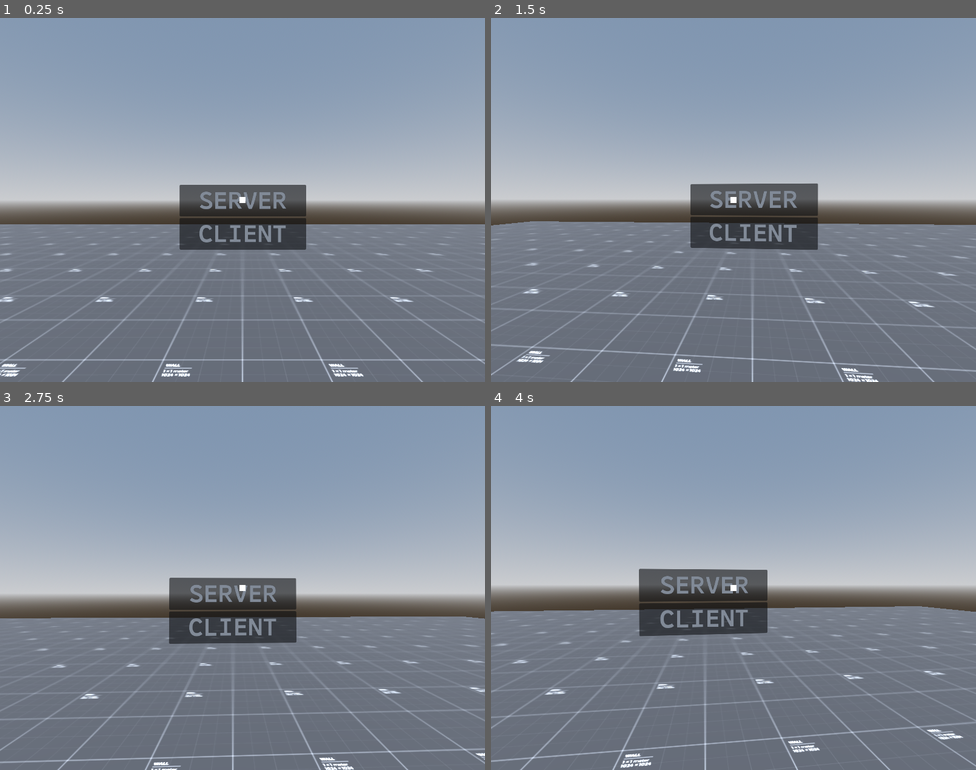
Above: before the commit, frames 1-4 (two rows, left to right).
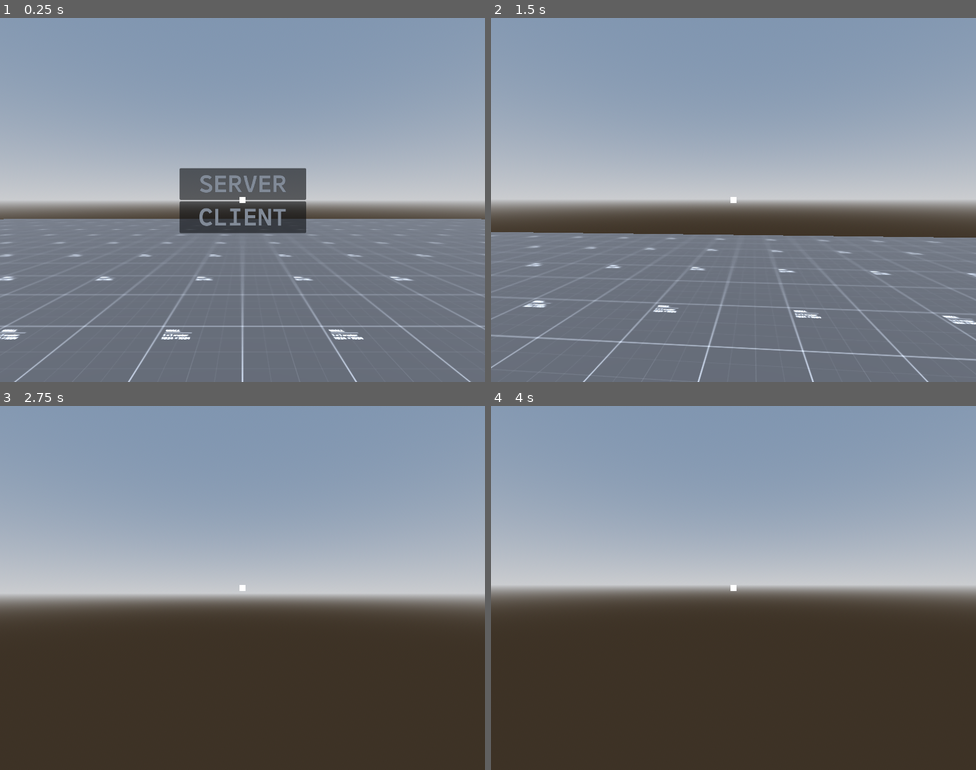
Above: after the commit, the same moments.

Repository: har3nz/vr-game
Game: Godot game, scene res://scenes/main.tscn
Two runs of this game, one before a commit and one after it. Both use one fixed random seed, a clock stepped at 60 frames per second and the inputs below.
Inputs (mouse positions are in pixels of both pictures, inside the frame that each line leads up to):
- Up to frame 1 (0.25 s): no input
- Up to frame 2 (1.5 s): tap Enter (ui_accept) at 0.5, 0.77, 1.07 s; move the mouse to (757, 200) at 0.52 s; hold W (forward) from 0.53 s (still down); tap J (j) at 0.6, 1.35 s; move the mouse to (709, 200) at 1.27 s
- Up to frame 3 (2.75 s): keep holding W (forward); tap Enter (ui_accept) at 1.52, 1.82 s; move the mouse to (252, 580) at 2.02 s; tap J (j) at 2.1 s
- Up to frame 4 (4 s): keep holding W (forward); tap Enter (ui_accept) at 2.75, 3.02, 3.32, 3.5, 3.77 s; move the mouse to (728, 595) at 2.77 s; tap J (j) at 2.85, 3.6 s; move the mouse to (767, 591) at 3.52 s

The runs differ from the first frame. In frame 1, 8.5% of the frame differs, in the area x 0-100%, y 41-100%; in frame 2, 10%; in frame 3, 44%; in frame 4, 47%, in the area x 0-100%, y 44-100%.
Error in both runs: Invalid operands 'Vector2i' and 'Vector2' in operator '+'. (res://scripts/keyboard_ui.gd:28)

Commit message:
uhhh shit works especially server camera and player camera changing

Diff:
--- a/project.godot
+++ b/project.godot
@@ -98,4 +98,3 @@
 [xr]
 
 openxr/enabled=true
-shaders/enabled=true
--- a/scenes/keyboard_player.tscn
+++ b/scenes/keyboard_player.tscn
@@ -12,6 +12,8 @@
 radius = 0.2397461
 height = 1.1230469
 
+[sub_resource type="CapsuleMesh" id="CapsuleMesh_xxt7o"]
+
 [node name="KeyboardPlayer" type="CharacterBody3D" unique_id=2066300297]
 script = ExtResource("1_loucl")
 
@@ -19,12 +21,17 @@
 transform = Transform3D(1, 0, 0, 0, 1, 0, 0, 0, 1, 0, 0.530382, 0)
 shape = SubResource("CapsuleShape3D_o6xl0")
 
+[node name="MeshInstance3D" type="MeshInstance3D" parent="." unique_id=919055776]
+transform = Transform3D(0.47850582, 0, 0, 0, 0.56030875, 0, 0, 0, 0.47283116, 0, 0.53282833, 0)
+mesh = SubResource("CapsuleMesh_xxt7o")
+
 [node name="Head" type="Node3D" parent="." unique_id=1491765046]
 transform = Transform3D(1, 0, 0, 0, 1, 0, 0, 0, 1, 0, 0.8755669, 0)
 script = ExtResource("2_ujxyr")
 
 [node name="Camera3D" type="Camera3D" parent="Head" unique_id=1512060157]
 transform = Transform3D(1, 0, 0, 0, 1, 0, 0, 0, 1, 0, -0.10864204, 0)
+current = true
 
 [node name="CanvasLayer" type="CanvasLayer" parent="Head/Camera3D" unique_id=1032582002]
 
--- a/scenes/main.tscn
+++ b/scenes/main.tscn
@@ -64,3 +64,6 @@
 script = ExtResource("10_ya4ey")
 
 [node name="PlayerSpawner" parent="." unique_id=2016178333 instance=ExtResource("7_o6xl0")]
+
+[node name="Camera3D" type="Camera3D" parent="." unique_id=1687066083]
+transform = Transform3D(1, 0, 0, 0, -4.371139e-08, 1, 0, -1, -4.371139e-08, 0, 2.90312, 0.15027583)
--- a/scenes/player.tscn
+++ b/scenes/player.tscn
@@ -7,10 +7,17 @@
 [ext_resource type="Script" uid="uid://c0of2ck3jt34u" path="res://scripts/right_hand.gd" id="5_smehm"]
 [ext_resource type="PackedScene" uid="uid://l2n30mpbkdyw" path="res://addons/godot-xr-tools/hands/scenes/lowpoly/right_hand_low.tscn" id="6_fjrip"]
 
+[sub_resource type="CapsuleShape3D" id="CapsuleShape3D_tuyoq"]
+radius = 0.2397461
+height = 1.1230469
+
+[sub_resource type="CapsuleMesh" id="CapsuleMesh_fjrip"]
+
 [node name="Player" type="XROrigin3D" unique_id=1846831463]
 script = ExtResource("1_tuyoq")
 
 [node name="XRCamera3D" type="XRCamera3D" parent="." unique_id=1784503145]
+current = true
 
 [node name="LeftHand" type="XRController3D" parent="." unique_id=579527603]
 tracker = &"left_hand"
@@ -37,3 +44,10 @@
 show_laser = 2
 laser_length = 1
 show_target = true
+
+[node name="CollisionShape3D" type="CollisionShape3D" parent="." unique_id=850176976]
+shape = SubResource("CapsuleShape3D_tuyoq")
+
+[node name="MeshInstance3D" type="MeshInstance3D" parent="." unique_id=1889113965]
+transform = Transform3D(0.47850582, 0, 0, 0, 0.56030875, 0, 0, 0, 0.47283116, 0, 0, 0)
+mesh = SubResource("CapsuleMesh_fjrip")
--- a/scripts/client_network_globals.gd
+++ b/scripts/client_network_globals.gd
@@ -48,8 +48,8 @@
 		remote_ids = id_assignment.remote_ids
 		for remote_id in remote_ids:
 			if remote_id == id: continue
-			handle_remote_id_assignment.emit(remote_id)
+			handle_remote_id_assignment.emit(remote_id, id_assignment.remote_ids.get(id_assignment.id))
 
 	else: # When id != -1, we already own an id, and just append the remote ids by the sent id
 		remote_ids.set(id_assignment.id, id_assignment.remote_ids.get(id_assignment.id))
-		handle_remote_id_assignment.emit(id_assignment.id, id_assignment.remote_ids.get(id_assignment.id))
+		handle_remote_id_assignment.emit(id_assignment.id, remote_ids.get(id_assignment.id))
--- a/scripts/client_ui.gd
+++ b/scripts/client_ui.gd
@@ -5,8 +5,10 @@
 func _on_server_pressed() -> void:
 	NetworkHandler.start_server()
 	button_clicked.emit()
+	get_parent().get_parent().queue_free()
 
 
 func _on_client_pressed() -> void:
 	NetworkHandler.start_client()
 	button_clicked.emit()
+	get_parent().get_parent().queue_free()
--- a/scripts/keyboard_player.gd
+++ b/scripts/keyboard_player.gd
@@ -3,7 +3,7 @@
 var is_authority: bool:
 	get: return !NetworkHandler.is_server && owner_id == ClientNetworkGlobals.id
 
-var owner_id: int
+var owner_id: int = 1
 var health: int
 var online: bool = false
 
@@ -25,11 +25,12 @@
 
 
 func _ready() -> void:
+
 	ClientUI.button_clicked.connect(button_clicked)
 
 func _physics_process(delta):
-	if owner_id == 0 and !is_authority:
-		return
+	setup_camera()
+	if online and !is_authority: return
 
 	if not is_on_floor():
 		velocity.y -= gravity * delta
@@ -57,16 +58,23 @@
 
 	move_and_slide()
 
-	PlayerPosition.create(owner_id, global_position).send(NetworkHandler.server_peer)
+	if online:
+		PlayerPosition.create(owner_id, global_position).send(NetworkHandler.server_peer)
 
+func setup_camera():
+	if NetworkHandler.is_server:
+		var world_cam = get_node_or_null("../../Camera3D")
+		if world_cam:
+			world_cam.current = true
+	elif is_authority:
+		var local_cam = get_node_or_null("Head/Camera3D")
+		if local_cam:
+			local_cam.current = true
 
 func button_clicked() -> void:
 	var pointer = get_node_or_null("LeftHand/FunctionPointer")
 	if pointer:
 		pointer.enabled = false
-
-	if online == false:
-		self.queue_free()
 
 func server_handle_player_position(peer_id: int, player_position: PlayerPosition) -> void:
 	if owner_id != peer_id: return
--- a/scripts/player.gd
+++ b/scripts/player.gd
@@ -23,18 +23,26 @@
 	$LeftHand.owner_id = owner_id
 	$RightHand.owner_id = owner_id
 
-
-
-
 func _physics_process(_delta: float) -> void:
-	if owner_id == 0 and !is_authority:
+	setup_camera()
+	if online and !is_authority:
 		self.current = false
 		return
 
 	self.current = true
 
-	PlayerPosition.create(owner_id, global_position).send(NetworkHandler.server_peer)
+	if online:
+		PlayerPosition.create(owner_id, global_position).send(NetworkHandler.server_peer)
 
+func setup_camera():
+	if NetworkHandler.is_server:
+		var world_cam = get_node_or_null("../../Camera3D")
+		if world_cam:
+			world_cam.current = true
+	elif is_authority:
+		var local_cam = get_node_or_null("XRCamera3D")
+		if local_cam:
+			local_cam.current = true
 
 
 
@@ -43,8 +51,6 @@
 	var pointer = get_node_or_null("LeftHand/FunctionPointer")
 	if pointer:
 		pointer.enabled = false
-	if online == false:
-		self.queue_free()
 
 func disable_pointer() -> void:
 	var pointer = get_node_or_null("LeftHand/FunctionPointer")
--- a/scripts/player_spawner.gd
+++ b/scripts/player_spawner.gd
@@ -5,6 +5,7 @@
 func _ready() -> void:
 	NetworkHandler.on_peer_connected.connect(spawn_player)
 	ClientNetworkGlobals.handle_remote_id_assignment.connect(spawn_player)
+	ClientNetworkGlobals.handle_local_id_assignment.connect(spawn_player)
 
 
 func spawn_player(id: int, health: int) -> void:
@@ -14,4 +15,14 @@
 	player.online = true
 	player.name = str(id)
 
+	var keyboard_player = get_node_or_null("../KeyboardPlayer")
+
+	if keyboard_player:
+		keyboard_player.queue_free()
+
+	var offline_player = get_node_or_null("../Player")
+
+	if offline_player:
+		offline_player.queue_free()
+
 	call_deferred("add_child", player)
